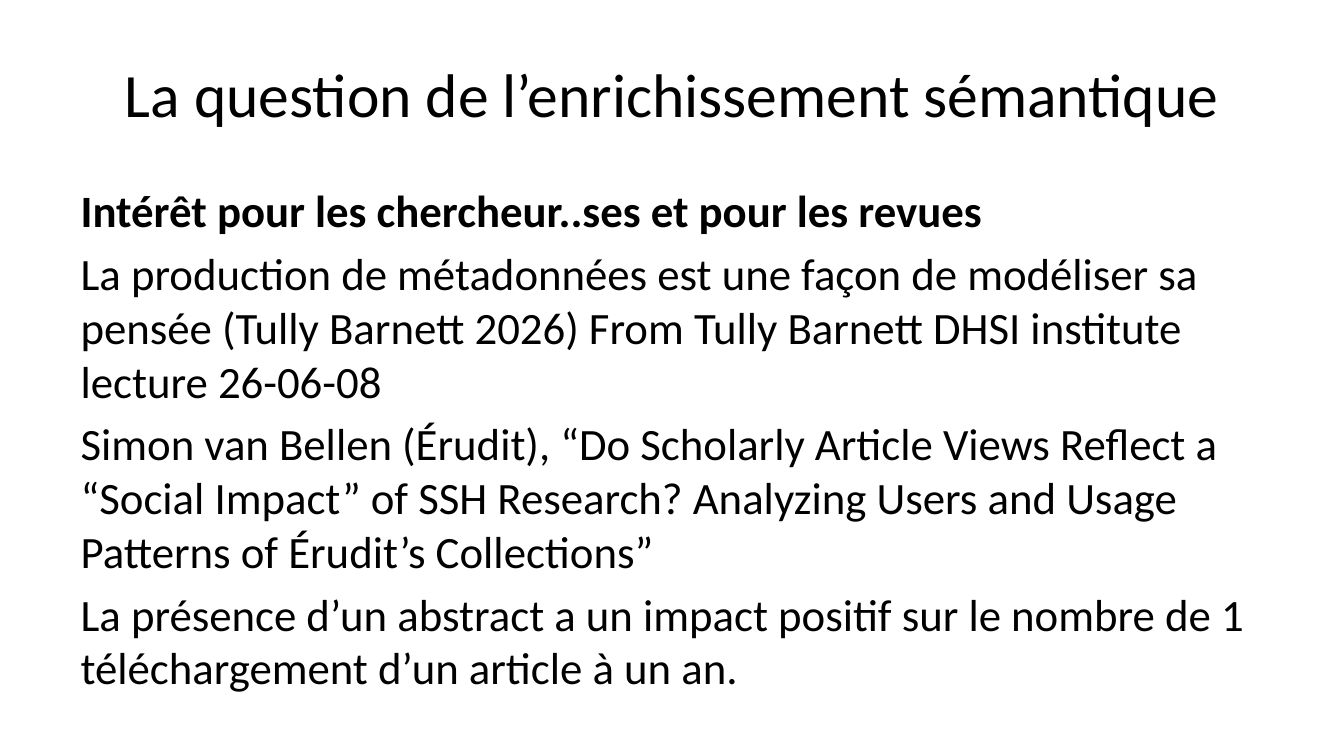
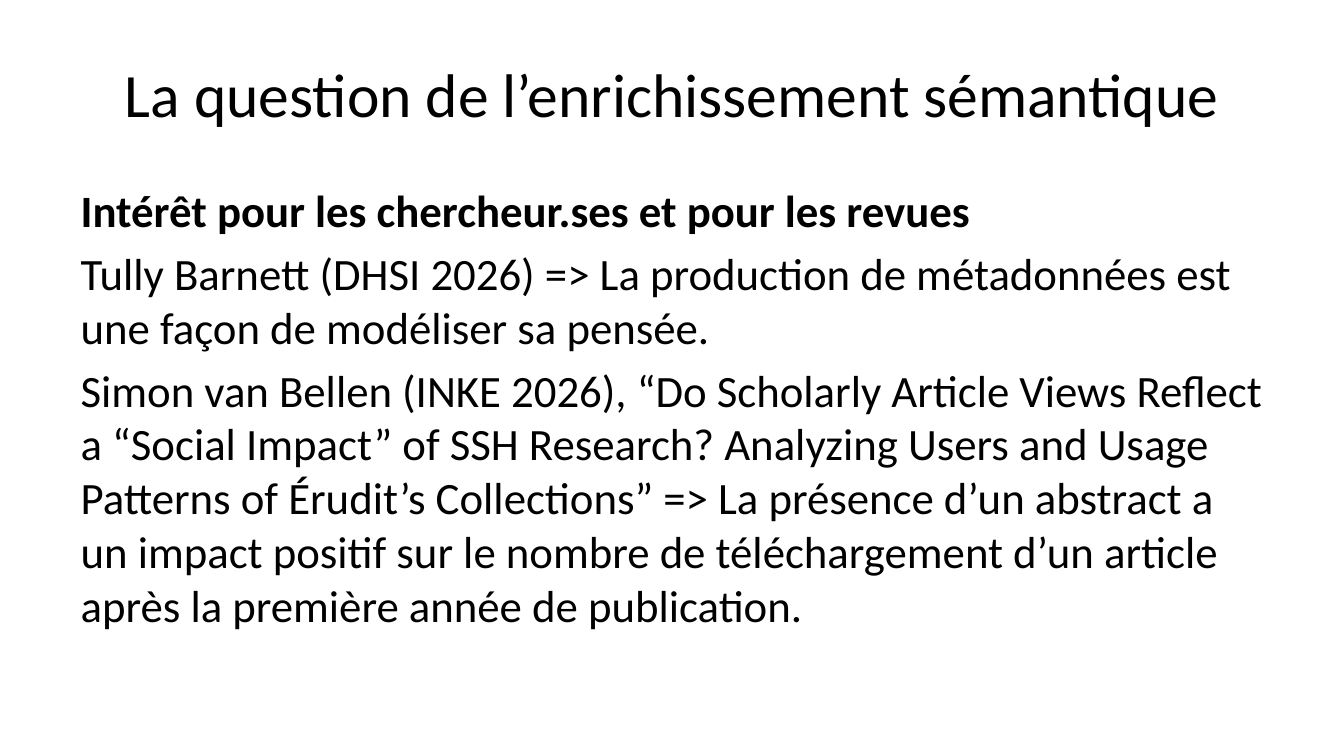
Before and after one commit to alexiaschn/blog, a slide deck: slide 8 of docs/slides/26-11-11_erudit.pptx (slide 10 before the commit). Drawn at 1344x756 pixels with LibreOffice and Linux fonts; fonts in the diff are those of the drawing. Boxes give left, top, right and bottom in pixels: in the first picture for what was removed or moved away, otherwise in the second. Text is boxed around its words. In the diff, an @@ line names an element or a change of style, - is before the commit and + after.

```diff
--- a/docs/slides/26-11-11_erudit.pptx
+++ b/docs/slides/26-11-11_erudit.pptx
@@ text at <box>81,195,1262,630</box>: text changed @@
-Intérêt pour les chercheur..ses et pour les revues
-La production de métadonnées est une façon de modéliser sa pensée (Tully Barnett 2026) From Tully Barnett DHSI institute lecture 26-06-08
-Simon van Bellen (Érudit), “Do Scholarly Article Views Reflect a “Social Impact” of SSH Research? Analyzing Users and Usage Patterns of Érudit’s Collections”
-La présence d’un abstract a un impact positif sur le nombre de 1 téléchargement d’un article à un an.
+Intérêt pour les chercheur.ses et pour les revues
+Tully Barnett (DHSI 2026) => La production de métadonnées est une façon de modéliser sa pensée.
+Simon van Bellen (INKE 2026), “Do Scholarly Article Views Reflect a “Social Impact” of SSH Research? Analyzing Users and Usage Patterns of Érudit’s Collections” => La présence d’un abstract a un impact positif sur le nombre de téléchargement d’un article après la première année de publication.
```
Also in this commit, not shown: 8 other slides changed, 3 slides added, 2 slides removed, 8 other files.
